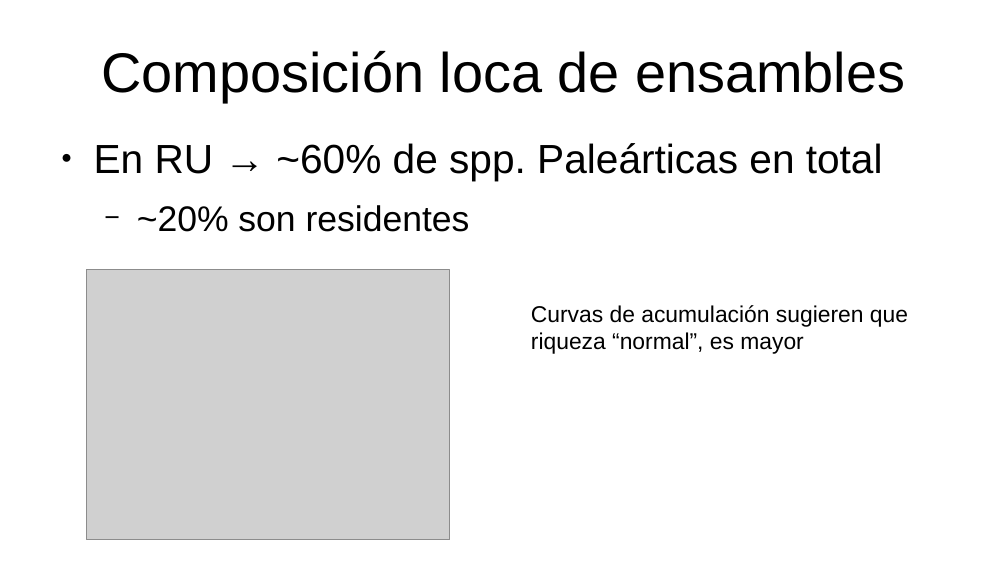
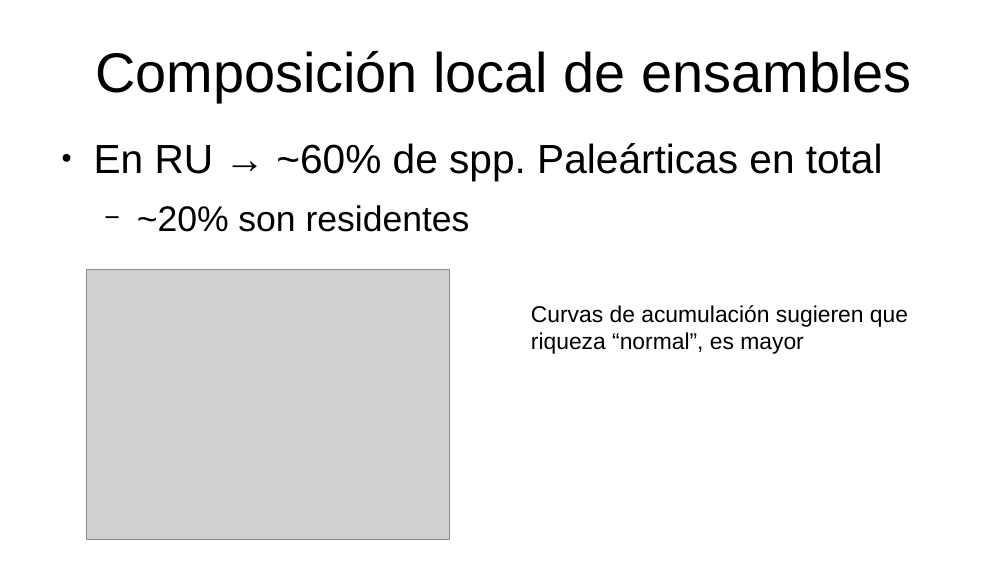
Before and after one commit to gerardommc/Biogeo-Macroecologia, a slide deck: slide 21 of Riqueza-escalas.odp (slide 19 before the commit). Drawn at 1008x567 pixels with LibreOffice and Linux fonts; fonts in the diff are those of the drawing; grey boxes stand for pictures. Boxes give left, top, right and bottom in pixels: in the first picture for what was removed or moved away, otherwise in the second. Text is boxed around its words. In the diff, an @@ line names an element or a change of style, - is before the commit and + after.

```diff
--- a/Riqueza-escalas.odp
+++ b/Riqueza-escalas.odp
@@ title at <box>95,51,911,102</box>: text changed @@
-Composición loca de ensambles
+Composición local de ensambles
```
Also in this commit, not shown: 3 other slides changed, 2 slides added, 3 other files.
